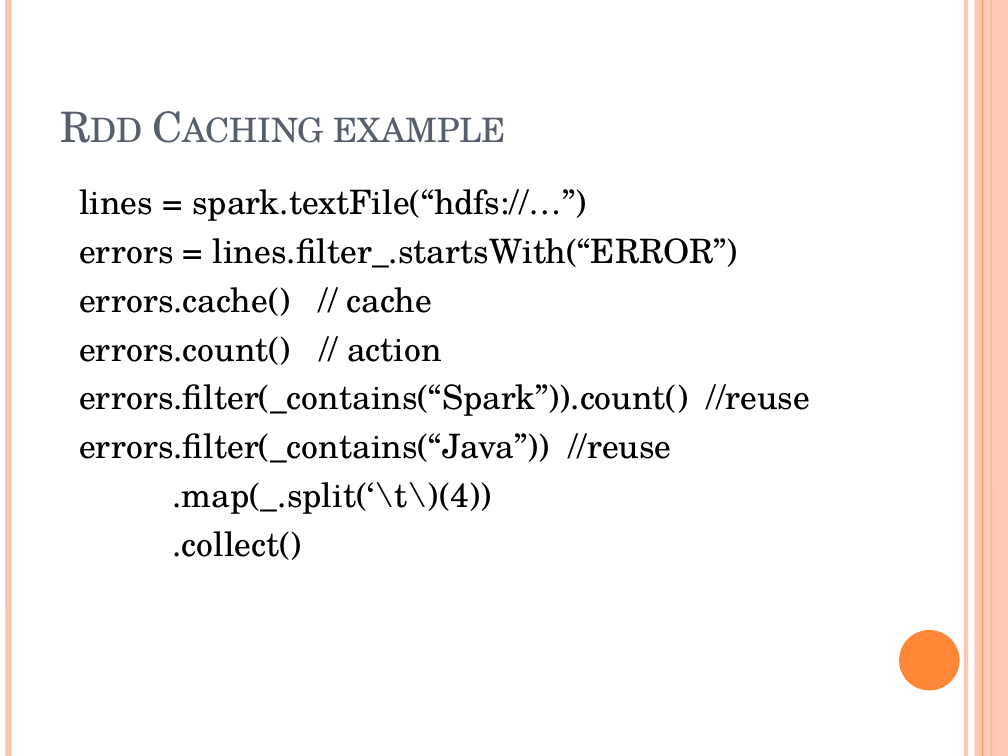
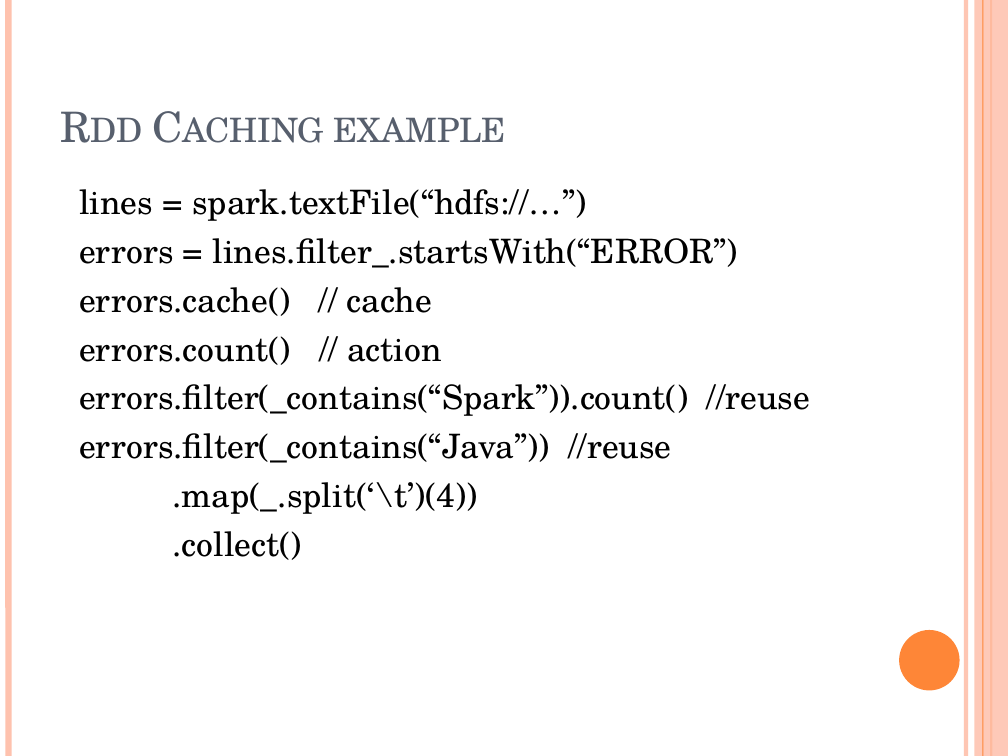
Before and after one commit to snowman1985/mypractice, a slide deck: slide 4 of Spark_学习分享.pptx. Drawn at 1008x756 pixels with LibreOffice and Linux fonts; fonts in the diff are those of the drawing. Boxes give left, top, right and bottom in pixels: in the first picture for what was removed or moved away, otherwise in the second. Text is boxed around its words. In the diff, an @@ line names an element or a change of style, - is before the commit and + after.

```diff
--- a/Spark_学习分享.pptx
+++ b/Spark_学习分享.pptx
@@ text at bbox=[172, 482, 478, 514]: text changed @@
-.map(_.split(‘\t\)(4))
+.map(_.split(‘\t’)(4))
```
Also in this commit, not shown: 5 other slides changed, 7 slides added.
